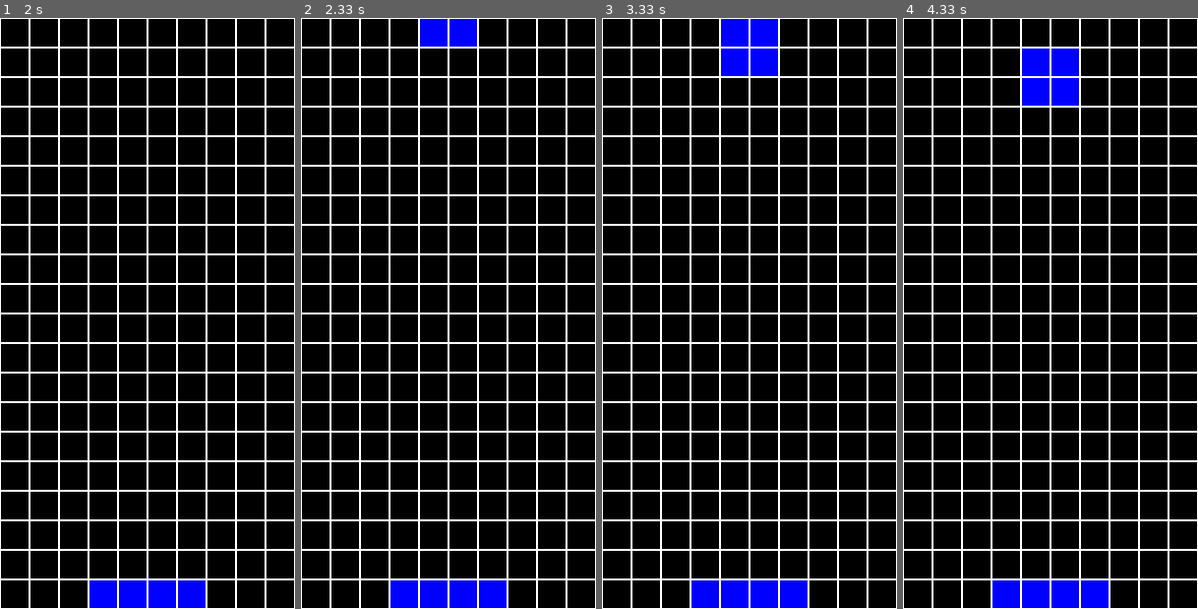
Above: before the commit, frames 1-4 (left to right).
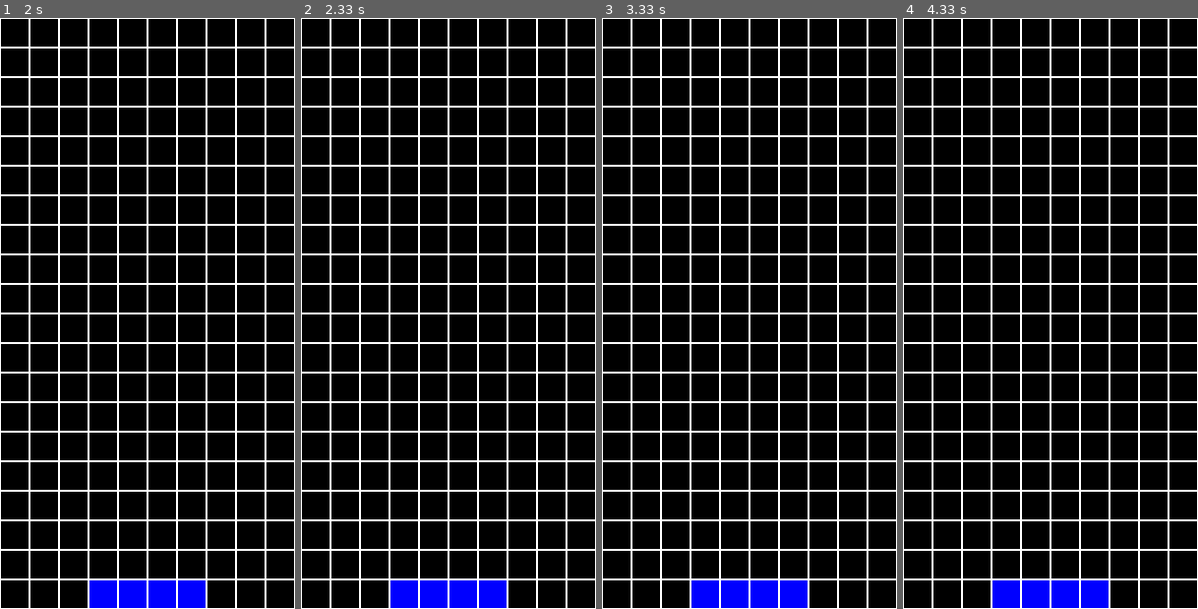
Above: after the commit, the same moments.

Repository: CogitoNTNU/TetrisAI
Game: pygame game, started from main.py
Two runs of this game, one before a commit and one after it. Both use one fixed random seed, a clock stepped at 60 frames per second and the inputs below.
Inputs:
- Up to frame 1 (2 s): tap Space at 0.33 s; hold Right 0.67-1.13 s; hold Up 1.17-1.63 s
- Up to frame 2 (2.33 s): hold Left from 2.17 s (still down)
- Up to frame 3 (3.33 s): release Left at 2.7 s
- Up to frame 4 (4.33 s): no input

Frame 1 is identical in both runs. In frame 2, 0.9% of the frame differs, in the area x 40-60%, y 0-5%; in frame 3, 1.7%, in the area x 40-60%, y 0-10%; in frame 4, 1.7%.

Commit message:
feat: added backbone for multiple corols

Diff:
--- a/src/agents/heuristic.py
+++ b/src/agents/heuristic.py
@@ -46,11 +46,12 @@
     return max(checkedList)
 
 
+# Does this work? row cleared in get_possible_boards??
 def lines_cleaned(gameState: Tetris) -> int:
     """Retrurns the number of lines cleared."""
     sum = 0
     for row in gameState.board:
-        if all(cell == 1 for cell in row):
+        if all(cell >= 1 for cell in row):
             sum += 1
     return sum
 
@@ -70,7 +71,7 @@
         total_bumpiness += abs(columnHeightMap[key] - columnHeightMap[key + 1])
     return total_bumpiness
 
-
+# Henrik exluse ???
 def aggregate_height(gameState: Tetris) -> int:
     "Returns the sum of all column-heights"
     max_height = gameState.ROWS
@@ -100,7 +101,7 @@
     for column in range(gameState.COLUMNS):
         top_block = gameState.ROWS
         for row in range(gameState.ROWS):
-            if (gameState.prevBoard[row][column] == 1) and (row < top_block):
+            if (gameState.prevBoard[row][column] >= 1) and (row < top_block):
                 top_block = row
             if (gameState.prevBoard[row][column] == 0) and (row > top_block):
                 holes += 1
--- a/src/game/TetrisGameManager.py
+++ b/src/game/TetrisGameManager.py
@@ -16,6 +16,7 @@
 SCREEN_WIDTH = WIDTH * BLOCK_SIZE
 SCREEN_HEIGHT = (HEIGHT - START_HEIGHT) * BLOCK_SIZE
 
+# Colors
 BLACK = (0, 0, 0)
 WHITE = (255, 255, 255)
 BLUE = (0, 0, 255)
@@ -47,7 +48,7 @@
         clock = pygame.time.Clock()
 
         while not self.board.gameOver:
-            self.draw_board(self.board.board)
+            self.draw_board(self.board)
             self.inputHandling()
             if self.board.blockHasLanded:
                 self.board.updateBoard()    # Update the board after a block has landed and spawn a new block
@@ -81,13 +82,13 @@
             self.currentTime = newTime
             self.movePiece(Action.SOFT_DROP)
 
-    def draw_board(self, board):
+    def draw_board(self, gameState: Tetris):
         self.screen.fill(BLACK)
-        temp = deepcopy(board)
-        temp = temp[START_HEIGHT:]
+        temp = deepcopy(gameState)
+        temp_board = temp.board[START_HEIGHT:]
         for y in range(HEIGHT-START_HEIGHT):
             for x in range(WIDTH):
-                if temp[y][x] == 1:
+                if temp_board[y][x] == 1:
                     pygame.draw.rect(self.screen, BLUE, (x * BLOCK_SIZE, y * BLOCK_SIZE, BLOCK_SIZE, BLOCK_SIZE))
                 pygame.draw.rect(self.screen, WHITE, (x * BLOCK_SIZE, y * BLOCK_SIZE, BLOCK_SIZE, BLOCK_SIZE), 1)
 
--- a/src/game/tetris.py
+++ b/src/game/tetris.py
@@ -202,7 +202,7 @@
                 if i * 4 + j in self.block.image():
                     self.board[i + self.block.y][
                         j + self.block.x
-                    ] = 1  # self.block.color
+                    ] = self.block.type + 1  # implicit color 1 to 7
 
 
     def _shiftToNewBlock(self):
@@ -215,7 +215,7 @@
                 if i * 4 + j in self.block.image():
                     self.board[i + self.block.y][
                         j + self.block.x
-                    ] = 1  # self.block.color
+                    ] = self.block.type + 1  # implicit color 1 to 7
 
     def _checkGameOver(self):
         """Checks if the game is over"""
@@ -304,7 +304,7 @@
         print("‾‾‾‾‾‾‾‾‾‾‾‾‾‾‾‾‾‾‾‾‾‾‾‾‾‾‾‾‾‾‾‾‾‾‾‾‾‾‾")
 
     def _checkCharacter(self, character) -> str:
-        if character == 1:
+        if character >= 1:
             return "■"
         else:
             return "▧"
